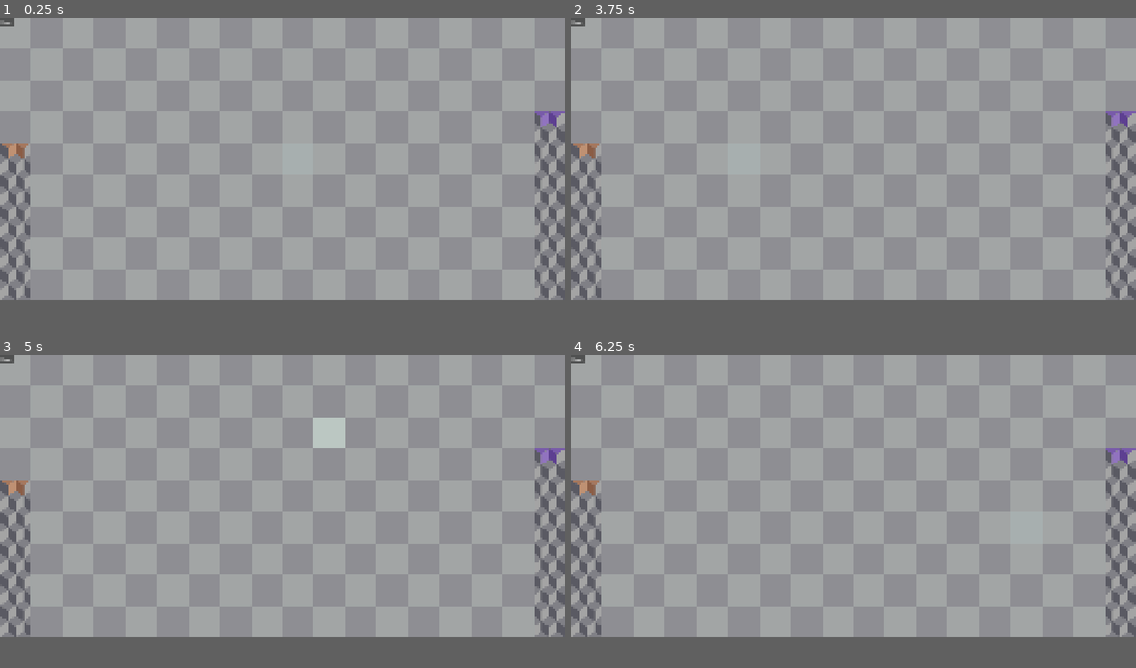
Above: before the commit, frames 1-4 (two rows, left to right).
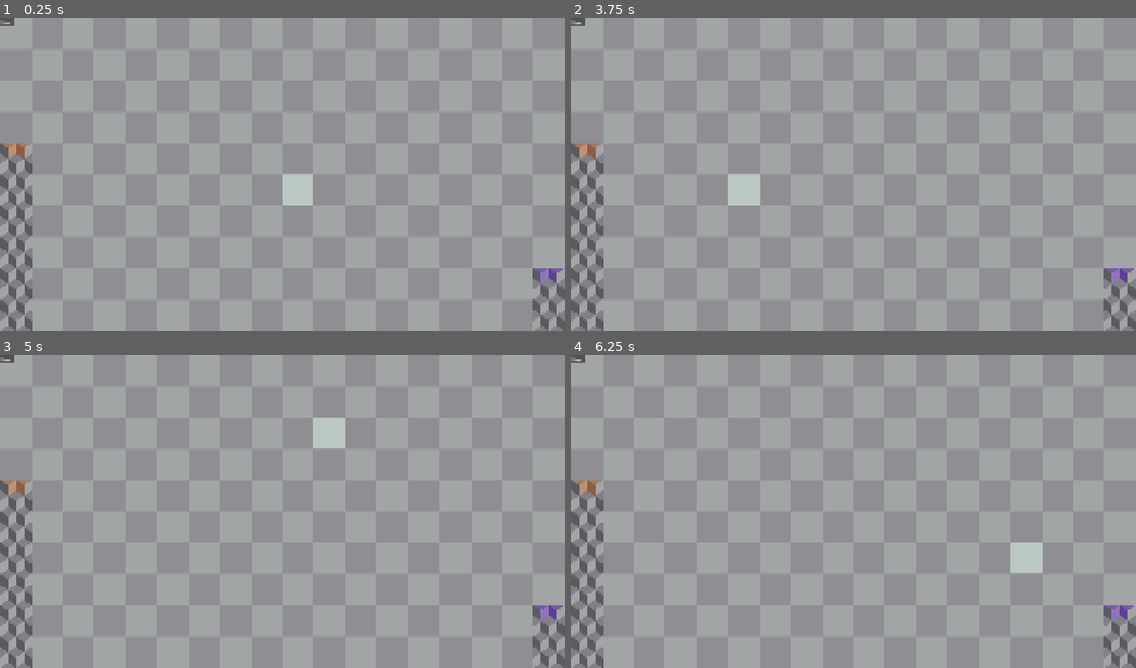
Above: after the commit, the same moments.

Repository: IljaGerasimov/TrapChess
Game: Godot game, scene res://scenes/levels/LevelPawn.tscn
Same seed, same stepped clock (60 frames per second), same inputs: the game is played once before the commit and once after it. This scene is started directly instead of the project's main scene.
Inputs (mouse positions are in pixels of both pictures, inside the frame that each line leads up to):
- Up to frame 1 (0.25 s): no input
- Up to frame 2 (3.75 s): click "Ready" at 0.5 s; click "Ready" at 1.25 s; click "Ready" at 2 s; tap Enter at 2.75 s; move the mouse to (977, 146) at 2.77 s; tap Space at 3.5 s; move the mouse to (740, 174) at 3.52 s
- Up to frame 3 (5 s): tap Enter at 4.25 s; move the mouse to (339, 433) at 4.27 s
- Up to frame 4 (6.25 s): tap Space at 5 s; move the mouse to (825, 552) at 5.02 s; tap Enter at 5.75 s; move the mouse to (1023, 539) at 5.77 s
The window is 800x400 before the commit and 800x444 after it. Grey fills any space a smaller window leaves; there, only what the larger window draws over its background counts as a difference.

The runs differ from the first frame. In frame 1, 3.9% of the frame differs, in the area x 0-100%, y 2-100%; in frame 2, 4.0%; in frame 3, 2.9%; in frame 4, 3.9%.

Commit message:
changed map layout

Diff:
--- a/project.godot
+++ b/project.godot
@@ -18,7 +18,7 @@
 [display]
 
 window/size/viewport_width=2304
-window/size/viewport_height=1152
+window/size/viewport_height=1280
 window/stretch/mode="canvas_items"
 window/stretch/aspect="expand"
 
--- a/scenes/levels/LevelPawn.tscn
+++ b/scenes/levels/LevelPawn.tscn
@@ -17,7 +17,7 @@
 texture = ExtResource("2_4nkvv")
 centered = false
 region_enabled = true
-region_rect = Rect2(0, 0, 2304, 1152)
+region_rect = Rect2(0, 0, 2304, 1280)
 
 [node name="CanvasLayer" type="CanvasLayer" parent="."]
 
@@ -27,4 +27,4 @@
 text = "Ready"
 
 [node name="Camera2D" type="Camera2D" parent="."]
-position = Vector2(1152, 576)
+position = Vector2(1152, 640)
--- a/scenes/levels/level_pawn.gd
+++ b/scenes/levels/level_pawn.gd
@@ -2,7 +2,7 @@
 
 # 1. The proportions
 const GRID_WIDTH = 18
-const GRID_HEIGHT = 9
+const GRID_HEIGHT = 10
 const TILE_SIZE = 128
 
 # 2. The big leagues
@@ -27,13 +27,12 @@
 		generate_level_layout()
 
 func generate_level_layout():
-	# A random height for the Start (1, 4 and 7)
 	var rng = RandomNumberGenerator.new()
 	rng.randomize()
 
-	# randomly chooses number between 2 and 6 for start and finish
-	var rand_start = rng.randi_range(2, 6)
-	var rand_finish = rng.randi_range(2, 6)
+	# randomly chooses number between 4 and 9 for start and finish
+	var rand_start = rng.randi_range(4, 9)
+	var rand_finish = rng.randi_range(4, 9)
 
 	# Sends the randomized numbers over as arrays to the RPC
 	setup_map.rpc([rand_start], [rand_finish])
